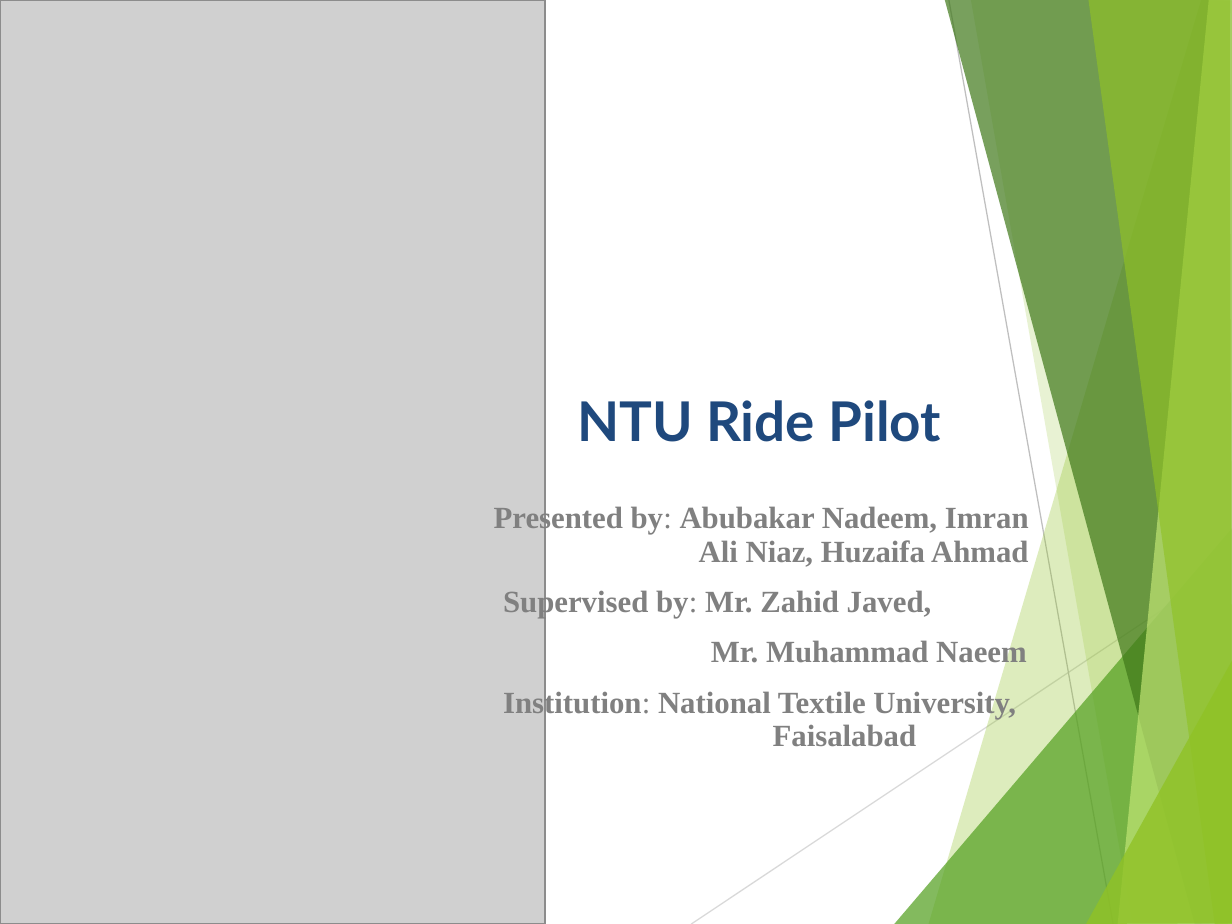
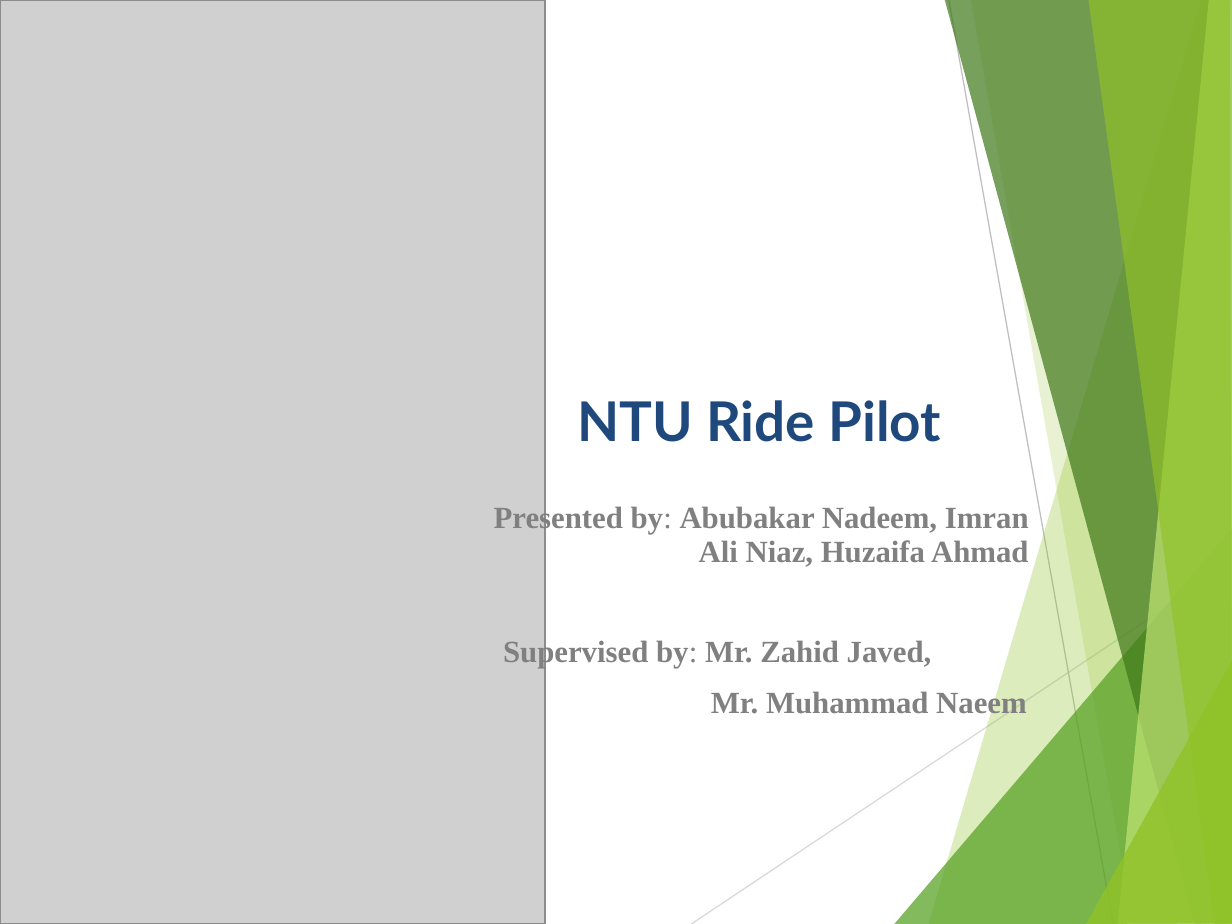
Before and after one commit to Abubakar-doc/FYP-24-SE-A-204, a slide deck: slide 1 of NTU Ride Pilot.pptx. Drawn at 1232x924 pixels with LibreOffice and Linux fonts; fonts in the diff are those of the drawing; grey boxes stand for pictures. Boxes give left, top, right and bottom in pixels: in the first picture for what was removed or moved away, otherwise in the second. Text is boxed around its words. In the diff, an @@ line names an element or a change of style, - is before the commit and + after.

Commit message:
Update NTU Ride Pilot presentation file
Replaces the NTU Ride Pilot.pptx file with a new version. Content changes are not detailed due to the binary format.

```diff
--- a/NTU Ride Pilot.pptx
+++ b/NTU Ride Pilot.pptx
@@ subtitle at (503,689,1016,746): paragraph removed @@
-Institution: National Textile University, Faisalabad
```
Also in this commit, not shown: 1 other slide changed.
